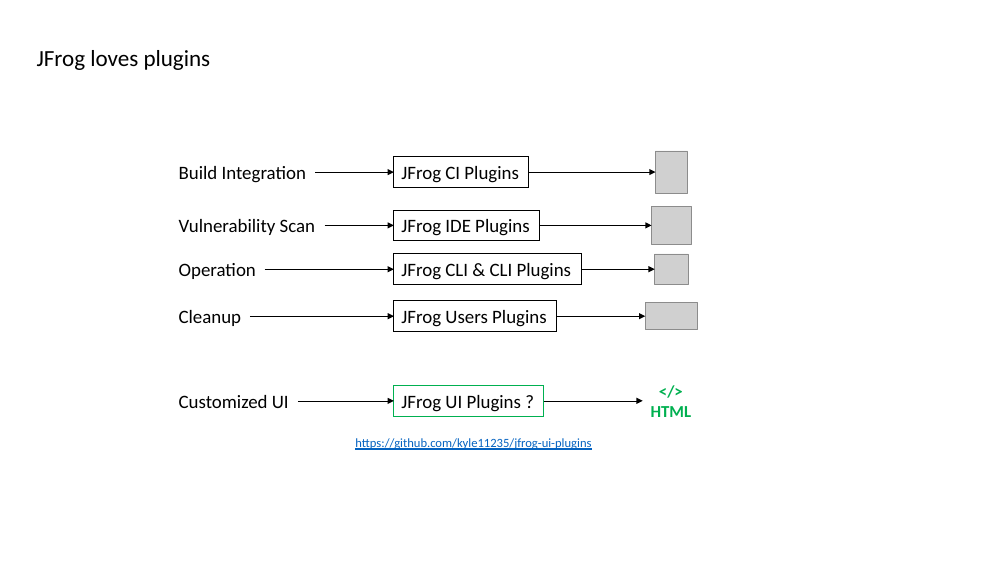
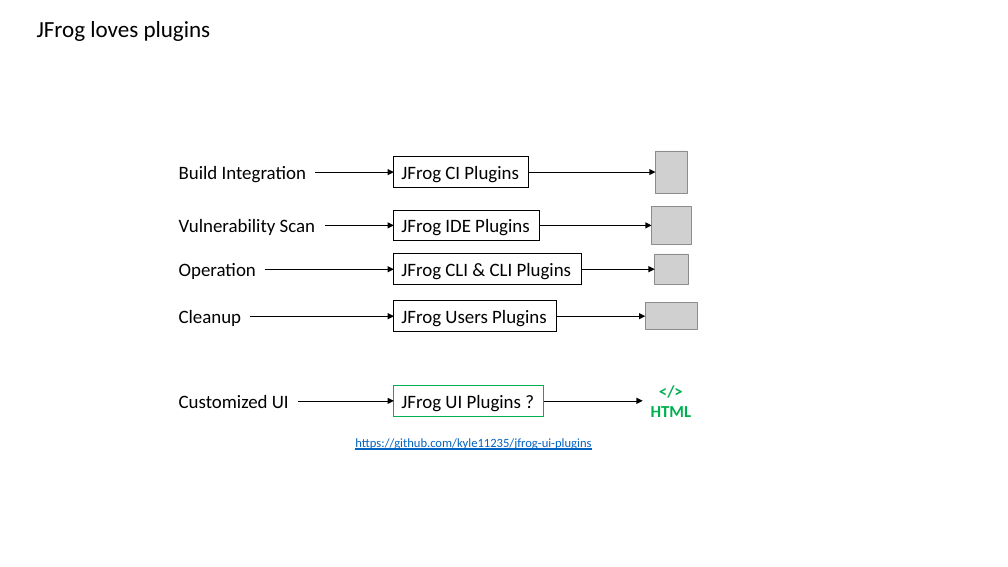
Before and after one commit to JFrogChina/JFrog-UI-Chinese-Plugins, a slide deck: slide 1 of images/design.pptx. Drawn at 1008x567 pixels with LibreOffice and Linux fonts; fonts in the diff are those of the drawing; grey boxes stand for pictures. Boxes give left, top, right and bottom in pixels: in the first picture for what was removed or moved away, otherwise in the second. Text is boxed around its words. In the diff, an @@ line names an element or a change of style, - is before the commit and + after.

```diff
--- a/images/design.pptx
+++ b/images/design.pptx
@@ text "JFrog loves plugins": place and size @@
-text "JFrog loves plugins" at [37, 50, 211, 70]
+text "JFrog loves plugins" at [37, 21, 211, 41]
```
Also in this commit, not shown: 2 other slides changed.
